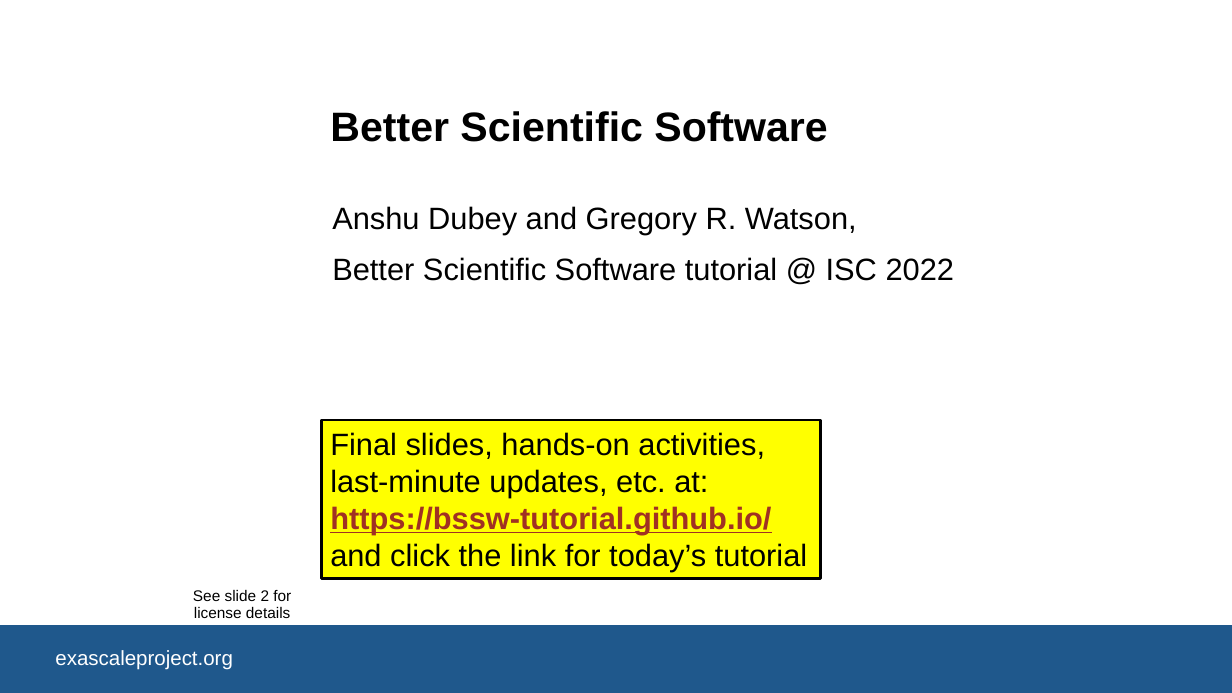
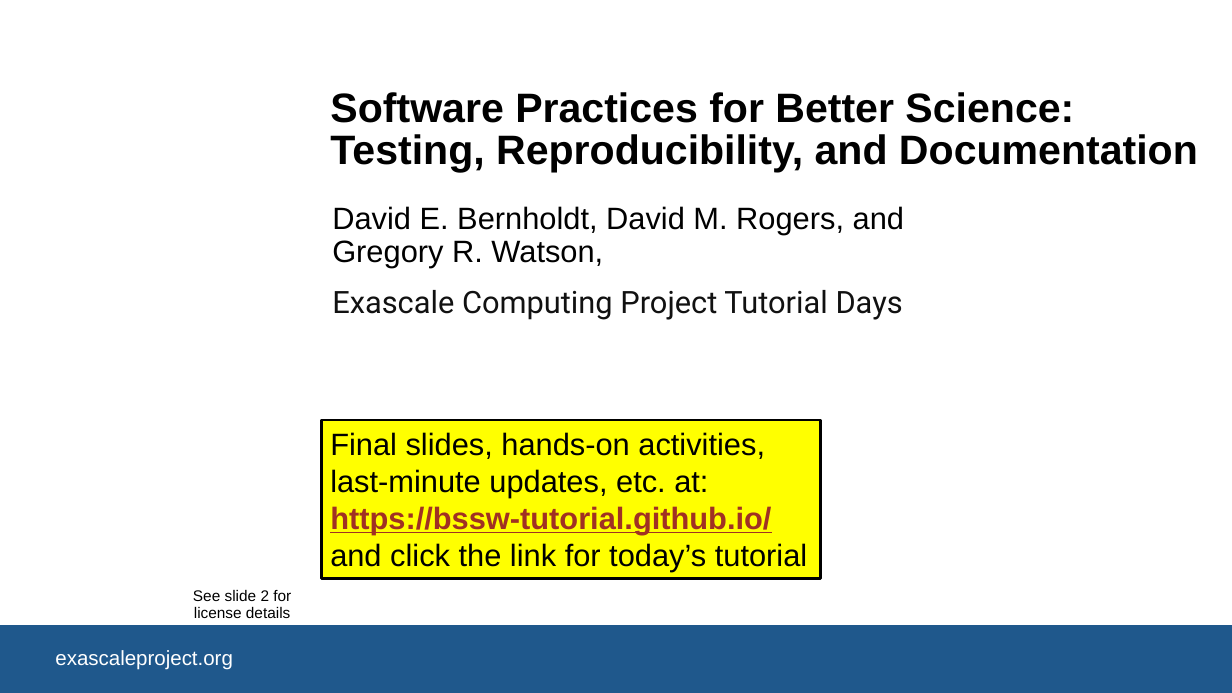
Before and after one commit to bssw-tutorial/presentations, a slide deck: slide 1 of intro.pptx. Drawn at 1232x693 pixels with LibreOffice and Linux fonts; fonts in the diff are those of the drawing; background and template pictures are left out. Boxes give left, top, right and bottom in pixels: in the first picture for what was removed or moved away, otherwise in the second. Text is boxed around its words. In the diff, an @@ line names an element or a change of style, - is before the commit and + after.

Commit message:
Up[date intro for ECP tutorial

```diff
--- a/intro.pptx
+++ b/intro.pptx
@@ title at [330, 92, 1198, 172]: text changed @@
-Better Scientific Software
+Software Practices for Better Science: Testing, Reproducibility, and Documentation
@@ subtitle at [332, 206, 904, 320]: text changed @@
-Anshu Dubey and Gregory R. Watson,
-Better Scientific Software tutorial @ ISC 2022
+David E. Bernholdt, David M. Rogers, and Gregory R. Watson,
+Exascale Computing Project Tutorial Days
```
Also in this commit, not shown: 4 other slides changed, 1 slide removed.
